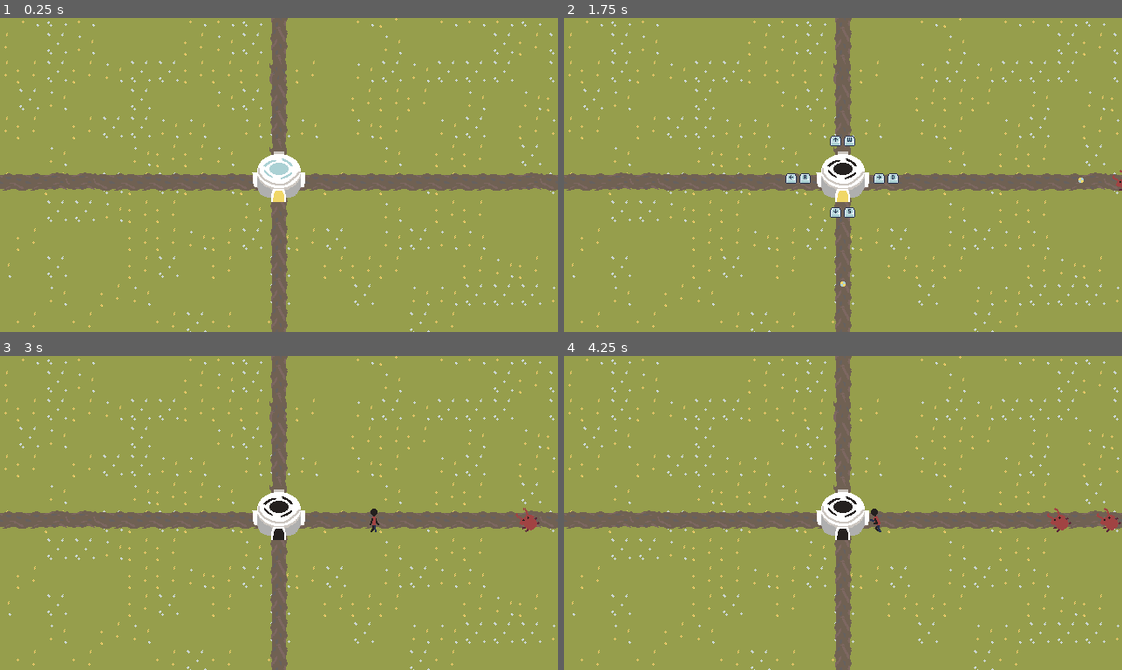
Above: before the commit, frames 1-4 (two rows, left to right).
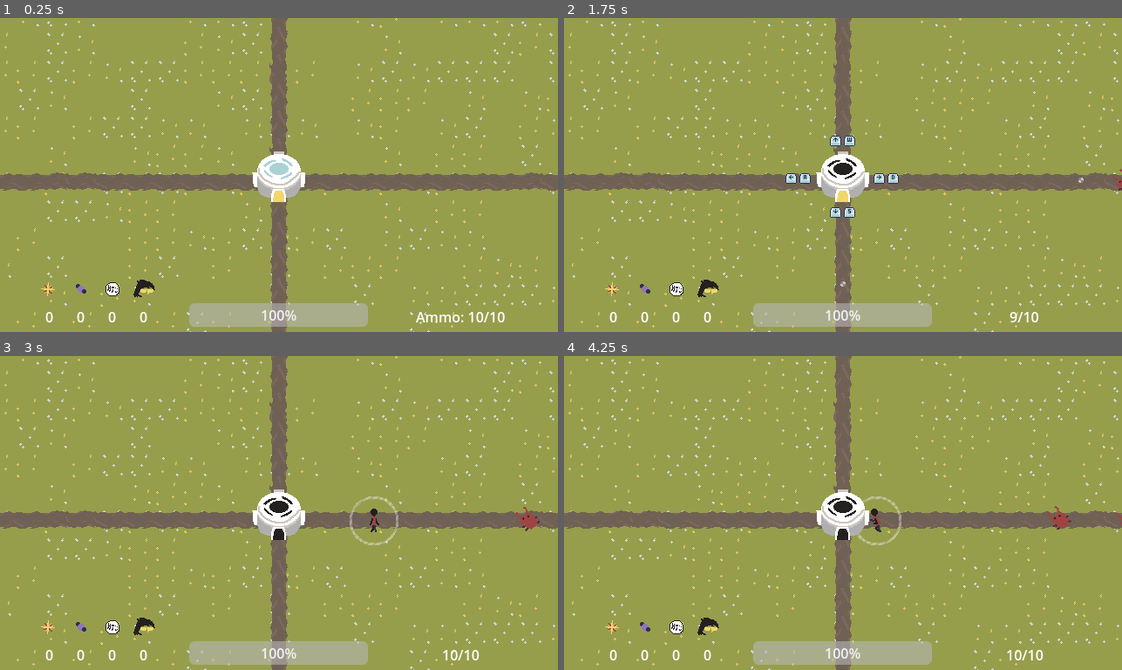
Above: after the commit, the same moments.

Repository: SimplyXtra/Cissa-Game-Jam
Game: Godot game, scene res://Scenes/Level/Level.tscn
The game is run twice, just before and just after one commit, with the same random seed, the same clock (stepped at 60 frames per second) and the same inputs.
Inputs:
- Up to frame 1 (0.25 s): no input
- Up to frame 2 (1.75 s): tap Enter at 0.5 s; hold D (right) 0.53-1.28 s; tap Space (interact) at 0.6, 1.25, 1.35 s; hold S (down) from 1.28 s (still down)
- Up to frame 3 (3 s): release S (down) at 2.03 s; hold D (right) 2.03-2.78 s; tap Space (interact) at 2.1, 2.85 s; hold W (up) from 2.78 s (still down)
- Up to frame 4 (4.25 s): release W (up) at 3.53 s; hold A (left) from 3.53 s (still down); tap Space (interact) at 3.6 s

The runs differ from the first frame. In frame 1, 3.0% of the frame differs, in the area x 7-91%, y 83-99%; in frame 2, 2.9%; in frame 3, 3.2%; in frame 4, 3.3%, in the area x 7-100%, y 44-99%.

Commit message:
UI and player-enemy and ammo

Diff:
--- a/Scenes/Enemies/enemy.gd
+++ b/Scenes/Enemies/enemy.gd
@@ -10,16 +10,12 @@
 func _ready():
 	match spawnLocation:
 		0:
-			velocity = speed * Vector2.DOWN
 			$Sprite2D.rotation = 90
 		1:
-			velocity = speed * Vector2.UP
 			$Sprite2D.rotation = -90
 		2:
-			velocity = speed * Vector2.LEFT
 			$Sprite2D.rotation = 180
-		3:
-			velocity = speed * Vector2.RIGHT
+	velocity = speed * (Global.base_position - position).normalized()
 
 func _process(_delta):
 	move_and_slide()
@@ -27,7 +23,7 @@
 func take_damage(damageAmount:int):
 	health -= damageAmount
 	if health <= 0:
-		if randi()%3 == 0:
+		if randi()%3 != 0:
 			dropItem.emit(position)
 		queue_free()
 
--- a/Scenes/Enemies/enemy.tscn
+++ b/Scenes/Enemies/enemy.tscn
@@ -3,7 +3,7 @@
 [ext_resource type="Script" path="res://Scenes/Enemies/enemy.gd" id="1_dsaxf"]
 [ext_resource type="Texture2D" uid="uid://07kbjj0uokc7" path="res://Graphics/Tileset.png" id="1_koftg"]
 
-[node name="Enemy" type="CharacterBody2D" groups=["enemy"]]
+[node name="Enemy" type="CharacterBody2D"]
 collision_layer = 2
 collision_mask = 4
 script = ExtResource("1_dsaxf")
--- a/Scenes/Enemies/green_enemy.tscn
+++ b/Scenes/Enemies/green_enemy.tscn
@@ -11,7 +11,7 @@
 
 [node name="Green Enemy" instance=ExtResource("1_ts703")]
 speed = 25
-health = 130
+health = 240
 damage = 30
 
 [node name="Sprite2D" parent="." index="0"]
--- a/Scenes/Global.gd
+++ b/Scenes/Global.gd
@@ -1,13 +1,26 @@
 extends Node
-var base_max_health:int = 1000
+var base_max_health:int = 1000:
+	set(new_max_health):
+		base_max_health = new_max_health
+		update_UI.emit()
 var base_health:int = base_max_health:
 	set(new_health):
 		base_health = new_health
-		update_UI()
+		update_UI.emit()
+var base_max_ammo:int = 10:
+	set(new_max_ammo):
+		base_max_ammo = new_max_ammo
+		update_UI.emit()
+var base_ammo:int = base_max_ammo:
+	set(new_ammo):
+		base_ammo = new_ammo
+		update_UI.emit()
+var base_position:Vector2
 var energy_collected:int = 0
 var matter_collected:int = 0
 var weird_collected:int = 0
 var cool_collected:int = 0
+signal update_UI
 
 func add(item:String):
 	match item:
@@ -19,6 +32,4 @@
 			weird_collected += 1
 		"Cool":
 			cool_collected += 1
-
-func update_UI() -> void:
-	print(base_health, "/", base_max_health)
+	update_UI.emit()
--- a/Scenes/Level/Level.gd
+++ b/Scenes/Level/Level.gd
@@ -1,9 +1,11 @@
 extends Node2D
 var enemies := [preload("res://Scenes/Enemies/red_enemy.tscn"), preload("res://Scenes/Enemies/green_enemy.tscn"), preload("res://Scenes/Enemies/blue_enemy.tscn")]
-var enemySpawnProbabilities := [65, 90, 100]
+var enemySpawnProbabilities := [85, 100, 100]
 var enemySpawned:CharacterBody2D
 var enemySpawnLocations := []
 var spawnInterval:float = 1
+var minSpawnInterval:float = 1.0
+var maxSpawnInterval:float = 4.0
 
 var item_drops := [preload("res://Scenes/Items/cool.tscn"), preload("res://Scenes/Items/energy.tscn"), preload("res://Scenes/Items/matter.tscn"), preload("res://Scenes/Items/weird.tscn")]
 
@@ -31,6 +33,6 @@
 
 func _on_enemy_spawn_timer_timeout():
 	enemySpawn()
-	spawnInterval = randf_range(0.5, 3.0)
+	spawnInterval = randf_range(minSpawnInterval, maxSpawnInterval)
 	$EnemySpawnTimer.wait_time = spawnInterval
 	$EnemySpawnTimer.start()
--- a/Scenes/Level/Level.tscn
+++ b/Scenes/Level/Level.tscn
@@ -1,8 +1,9 @@
-[gd_scene load_steps=6 format=3 uid="uid://bkuq246phis6e"]
+[gd_scene load_steps=7 format=3 uid="uid://bkuq246phis6e"]
 
 [ext_resource type="Script" path="res://Scenes/Level/Level.gd" id="1_6nnqc"]
 [ext_resource type="PackedScene" uid="uid://1a5cikfffrik" path="res://Scenes/Objects/base.tscn" id="1_d4i3y"]
 [ext_resource type="Texture2D" uid="uid://07kbjj0uokc7" path="res://Graphics/Tileset.png" id="1_sspqe"]
+[ext_resource type="PackedScene" uid="uid://cct06gf5b5twn" path="res://Scenes/UI/ui.tscn" id="4_eudo8"]
 
 [sub_resource type="TileSetAtlasSource" id="TileSetAtlasSource_cwmem"]
 texture = ExtResource("1_sspqe")
@@ -67,4 +68,6 @@
 
 [node name="Items" type="Node2D" parent="."]
 
+[node name="UI" parent="." instance=ExtResource("4_eudo8")]
+
 [connection signal="timeout" from="EnemySpawnTimer" to="." method="_on_enemy_spawn_timer_timeout"]
--- a/Scenes/Objects/base.gd
+++ b/Scenes/Objects/base.gd
@@ -1,6 +1,7 @@
 extends Area2D
 #Shooting
 var bullet:PackedScene = preload("res://Scenes/Projectiles/basic_bullet.tscn")
+
 
 #Player-Base Interaction
 var pilot:PackedScene = preload("res://Scenes/Player/pilot.tscn")
@@ -13,6 +14,7 @@
 	$Sprite2D.frame = 2
 	is_player_in_base = true
 	is_base_active = true
+	Global.base_position = position
 
 func _process(_delta) -> void:
 	if Input.is_action_just_pressed("interact") and is_player_in_base:
@@ -37,8 +39,8 @@
 			player_leaves_base($PlayerSpawnLocations/West.global_position, "horizontal")
 		elif Input.is_action_just_pressed("right"):
 			player_leaves_base($PlayerSpawnLocations/East.global_position, "horizontal")
-	elif is_base_active and is_player_in_base:
-		#Player selects where to go
+	elif is_base_active and is_player_in_base and Global.base_ammo > 0:
+		#Player selects where to shoot
 		if Input.is_action_just_pressed("up"):
 			shoot($PlayerSpawnLocations/North.global_position, Vector2.UP)
 		if Input.is_action_just_pressed("down"):
@@ -53,6 +55,9 @@
 	projectile.position = location
 	projectile.set_direction(direction)
 	get_parent().add_child(projectile)
+	Global.base_ammo -= 1
+	if $ProjectileReloadTimer.get_time_left() == 0:
+		$ProjectileReloadTimer.start()
 
 func player_leaves_base(location:Vector2, orientation:String) -> void:
 	is_player_in_base = false
@@ -72,3 +77,9 @@
 	$Sprite2D.frame = 2
 	is_player_in_base = true
 	is_base_active = true
+
+
+func _on_projectile_reload_timer_timeout():
+	if Global.base_ammo < Global.base_max_ammo:
+		Global.base_ammo += 1
+		$ProjectileReloadTimer.start()
--- a/Scenes/Objects/base.tscn
+++ b/Scenes/Objects/base.tscn
@@ -85,5 +85,8 @@
 position = Vector2(-22, 4)
 shape = SubResource("RectangleShape2D_p4me1")
 
+[node name="ProjectileReloadTimer" type="Timer" parent="."]
+
 [connection signal="body_entered" from="." to="." method="_on_body_entered"]
 [connection signal="body_entered" from="PlayerEnterLocations" to="." method="_on_player_enter_locations_body_entered"]
+[connection signal="timeout" from="ProjectileReloadTimer" to="." method="_on_projectile_reload_timer_timeout"]
--- a/Scenes/Player/pilot.gd
+++ b/Scenes/Player/pilot.gd
@@ -1,5 +1,7 @@
 extends CharacterBody2D
 var speed:int = 100
+var fleeing_speed:int = 150
+var is_running_to_base:bool = false
 enum {
 	vertical,
 	horizontal
@@ -25,9 +27,14 @@
 func move(_delta) -> void:
 	match fixedDirection:
 		vertical:
-			var direction:float = Input.get_action_strength("down") - Input.get_action_strength("up")
+			var direction:float
+			if not is_running_to_base:
+				direction = Input.get_action_strength("down") - Input.get_action_strength("up")
+				velocity.y = speed * direction
+			else:
+				direction = (Global.base_position - position).normalized().y
+				velocity.y = fleeing_speed * direction
 			$AnimationTree.set("parameters/Vertical/blend_position", direction)
-			velocity.y = speed * direction
 			if direction == 0:
 				$AnimationTree.set("parameters/conditions/Idle", true)
 				$AnimationTree.set("parameters/conditions/Vertical", false)
@@ -35,9 +42,14 @@
 				$AnimationTree.set("parameters/conditions/Vertical", true)
 				$AnimationTree.set("parameters/conditions/Idle", false)
 		horizontal:
-			var direction:float = Input.get_action_strength("right") - Input.get_action_strength("left")
+			var direction:float
+			if not is_running_to_base:
+				direction = Input.get_action_strength("right") - Input.get_action_strength("left")
+				velocity.x = speed * direction
+			else:
+				direction = (Global.base_position - position).normalized().x
+				velocity.x = fleeing_speed * direction
 			$AnimationTree.set("parameters/Horizontal/blend_position", direction)
-			velocity.x = speed * direction
 			if direction == 0:
 				$AnimationTree.set("parameters/conditions/Idle", true)
 				$AnimationTree.set("parameters/conditions/Horizontal", false)
@@ -45,7 +57,12 @@
 				$AnimationTree.set("parameters/conditions/Horizontal", true)
 				$AnimationTree.set("parameters/conditions/Idle", false)
 
-
 func _on_item_pickup_body_entered(body):
 	Global.add(body.item_drop)
 	body.queue_free()
+
+
+func _on_enemy_radar_body_entered(body):
+	is_running_to_base = true
+	$EnemyRadar/AnimationPlayer.play("Alert")
+	#Drop items if got time
--- a/Scenes/Player/pilot.tscn
+++ b/Scenes/Player/pilot.tscn
@@ -231,6 +231,119 @@
 
 [sub_resource type="CircleShape2D" id="CircleShape2D_ldrip"]
 
+[sub_resource type="CircleShape2D" id="CircleShape2D_7ugnw"]
+radius = 28.1603
+
+[sub_resource type="Animation" id="Animation_a28bp"]
+resource_name = "Alert"
+length = 1.00001
+step = 0.125
+tracks/0/type = "value"
+tracks/0/imported = false
+tracks/0/enabled = true
+tracks/0/path = NodePath("Alert:visible")
+tracks/0/interp = 1
+tracks/0/loop_wrap = true
+tracks/0/keys = {
+"times": PackedFloat32Array(0, 1),
+"transitions": PackedFloat32Array(1, 1),
+"update": 1,
+"values": [true, false]
+}
+tracks/1/type = "value"
+tracks/1/imported = false
+tracks/1/enabled = true
+tracks/1/path = NodePath("Alert:modulate")
+tracks/1/interp = 1
+tracks/1/loop_wrap = true
+tracks/1/keys = {
+"times": PackedFloat32Array(0, 0.25, 0.875, 1),
+"transitions": PackedFloat32Array(1, 1, 1, 1),
+"update": 0,
+"values": [Color(1, 1, 1, 0), Color(1, 1, 1, 1), Color(1, 1, 1, 1), Color(1, 1, 1, 0)]
+}
+tracks/2/type = "value"
+tracks/2/imported = false
+tracks/2/enabled = true
+tracks/2/path = NodePath("Alert:position")
+tracks/2/interp = 1
+tracks/2/loop_wrap = true
+tracks/2/keys = {
+"times": PackedFloat32Array(0, 0.375, 1),
+"transitions": PackedFloat32Array(1, 1, 1),
+"update": 0,
+"values": [Vector2(0, -19.57), Vector2(0, -39.805), Vector2(0, -8.11)]
+}
+tracks/3/type = "value"
+tracks/3/imported = false
+tracks/3/enabled = true
+tracks/3/path = NodePath("Alert:scale")
+tracks/3/interp = 1
+tracks/3/loop_wrap = true
+tracks/3/keys = {
+"times": PackedFloat32Array(0, 0.375, 1),
+"transitions": PackedFloat32Array(1, 1, 1),
+"update": 0,
+"values": [Vector2(0.315, 0.315), Vector2(1.325, 1.325), Vector2(0.315, 0.315)]
+}
+
+[sub_resource type="Animation" id="Animation_l7fn8"]
+length = 0.001
+tracks/0/type = "value"
+tracks/0/imported = false
+tracks/0/enabled = true
+tracks/0/path = NodePath("Alert:visible")
+tracks/0/interp = 1
+tracks/0/loop_wrap = true
+tracks/0/keys = {
+"times": PackedFloat32Array(0),
+"transitions": PackedFloat32Array(1),
+"update": 1,
+"values": [false]
+}
+tracks/1/type = "value"
+tracks/1/imported = false
+tracks/1/enabled = true
+tracks/1/path = NodePath("Alert:modulate")
+tracks/1/interp = 1
+tracks/1/loop_wrap = true
+tracks/1/keys = {
+"times": PackedFloat32Array(0),
+"transitions": PackedFloat32Array(1),
+"update": 0,
+"values": [Color(1, 1, 1, 1)]
+}
+tracks/2/type = "value"
+tracks/2/imported = false
+tracks/2/enabled = true
+tracks/2/path = NodePath("Alert:position")
+tracks/2/interp = 1
+tracks/2/loop_wrap = true
+tracks/2/keys = {
+"times": PackedFloat32Array(0),
+"transitions": PackedFloat32Array(1),
+"update": 0,
+"values": [Vector2(0, -33)]
+}
+tracks/3/type = "value"
+tracks/3/imported = false
+tracks/3/enabled = true
+tracks/3/path = NodePath("Alert:scale")
+tracks/3/interp = 1
+tracks/3/loop_wrap = true
+tracks/3/keys = {
+"times": PackedFloat32Array(0),
+"transitions": PackedFloat32Array(1),
+"update": 0,
+"values": [Vector2(1, 1)]
+}
+
+[sub_resource type="AnimationLibrary" id="AnimationLibrary_l7w6e"]
+_data = {
+"Alert": SubResource("Animation_a28bp"),
+"RESET": SubResource("Animation_l7fn8")
+}
+
 [node name="Pilot" type="CharacterBody2D"]
 script = ExtResource("1_0rvv1")
 
@@ -269,4 +382,32 @@
 position = Vector2(0, 4)
 shape = SubResource("CircleShape2D_ldrip")
 
+[node name="EnemyRadar" type="Area2D" parent="."]
+position = Vector2(0, 3)
+collision_layer = 0
+collision_mask = 2
+
+[node name="CollisionShape2D" type="CollisionShape2D" parent="EnemyRadar"]
+shape = SubResource("CircleShape2D_7ugnw")
+
+[node name="Sprite2D" type="Sprite2D" parent="EnemyRadar"]
+modulate = Color(1, 1, 1, 0.376471)
+z_index = -2
+texture = ExtResource("1_qi16n")
+region_enabled = true
+region_rect = Rect2(32, 320, 64, 64)
+
+[node name="Alert" type="Sprite2D" parent="EnemyRadar"]
+visible = false
+position = Vector2(0, -33)
+texture = ExtResource("1_qi16n")
+region_enabled = true
+region_rect = Rect2(0, 320, 32, 32)
+
+[node name="AnimationPlayer" type="AnimationPlayer" parent="EnemyRadar"]
+libraries = {
+"": SubResource("AnimationLibrary_l7w6e")
+}
+
 [connection signal="body_entered" from="ItemPickup" to="." method="_on_item_pickup_body_entered"]
+[connection signal="body_entered" from="EnemyRadar" to="." method="_on_enemy_radar_body_entered"]
--- /dev/null
+++ b/Scenes/UI/ui.gd
@@ -0,0 +1,20 @@
+extends CanvasLayer
+
+@onready var EnergyStoredLabel = $MarginContainer/HBoxContainer/Inventory/Energy/Label
+@onready var MatterStoredLabel = $MarginContainer/HBoxContainer/Inventory/Matter/Label
+@onready var WeirdStoredLabel = $MarginContainer/HBoxContainer/Inventory/Weird/Label
+@onready var CoolStoredLabel = $MarginContainer/HBoxContainer/Inventory/Cool/Label
+@onready var HealthBar = $MarginContainer/HBoxContainer/ProgressBar
+@onready var AmmoLabel = $MarginContainer/HBoxContainer/BoxContainer/Label
+
+func _ready():
+	Global.connect("update_UI", update_UI)
+
+func update_UI():
+	EnergyStoredLabel.text = str(Global.energy_collected)
+	MatterStoredLabel.text = str(Global.matter_collected)
+	CoolStoredLabel.text = str(Global.cool_collected)
+	WeirdStoredLabel.text = str(Global.weird_collected)
+	HealthBar.max_value = Global.base_max_health
+	HealthBar.value = Global.base_health
+	AmmoLabel.text = str(Global.base_ammo) + "/" + str(Global.base_max_ammo)
--- /dev/null
+++ b/Scenes/UI/ui.tscn
@@ -0,0 +1,97 @@
+[gd_scene load_steps=6 format=3 uid="uid://cct06gf5b5twn"]
+
+[ext_resource type="Texture2D" uid="uid://cnbrkrbamoy6v" path="res://Graphics/Energy.png" id="1_6slas"]
+[ext_resource type="Script" path="res://Scenes/UI/ui.gd" id="1_vbr68"]
+[ext_resource type="Texture2D" uid="uid://cbdabwomt41fm" path="res://Graphics/Matter.png" id="2_wqd3x"]
+[ext_resource type="Texture2D" uid="uid://c1si34evf1p1b" path="res://Graphics/Weird.png" id="3_2wfyi"]
+[ext_resource type="Texture2D" uid="uid://d3w1x82xbkcn8" path="res://Graphics/Cool.png" id="4_gg1sg"]
+
+[node name="UI" type="CanvasLayer"]
+script = ExtResource("1_vbr68")
+
+[node name="MarginContainer" type="MarginContainer" parent="."]
+anchors_preset = 15
+anchor_right = 1.0
+anchor_bottom = 1.0
+offset_left = 9.0
+offset_top = 6.0
+offset_right = -9.0
+offset_bottom = -6.0
+grow_horizontal = 2
+grow_vertical = 2
+
+[node name="HBoxContainer" type="HBoxContainer" parent="MarginContainer"]
+layout_mode = 2
+
+[node name="Inventory" type="HBoxContainer" parent="MarginContainer/HBoxContainer"]
+layout_mode = 2
+size_flags_horizontal = 6
+size_flags_vertical = 8
+
+[node name="Energy" type="VBoxContainer" parent="MarginContainer/HBoxContainer/Inventory"]
+layout_mode = 2
+size_flags_horizontal = 3
+
+[node name="TextureRect" type="TextureRect" parent="MarginContainer/HBoxContainer/Inventory/Energy"]
+layout_mode = 2
+texture = ExtResource("1_6slas")
+
+[node name="Label" type="Label" parent="MarginContainer/HBoxContainer/Inventory/Energy"]
+layout_mode = 2
+text = "0"
+horizontal_alignment = 1
+
+[node name="Matter" type="VBoxContainer" parent="MarginContainer/HBoxContainer/Inventory"]
+layout_mode = 2
+size_flags_horizontal = 3
+
+[node name="TextureRect" type="TextureRect" parent="MarginContainer/HBoxContainer/Inventory/Matter"]
+layout_mode = 2
+texture = ExtResource("2_wqd3x")
+
+[node name="Label" type="Label" parent="MarginContainer/HBoxContainer/Inventory/Matter"]
+layout_mode = 2
+text = "0"
+horizontal_alignment = 1
+
+[node name="Weird" type="VBoxContainer" parent="MarginContainer/HBoxContainer/Inventory"]
+layout_mode = 2
+size_flags_horizontal = 3
+
+[node name="TextureRect" type="TextureRect" parent="MarginContainer/HBoxContainer/Inventory/Weird"]
+layout_mode = 2
+texture = ExtResource("3_2wfyi")
+
+[node name="Label" type="Label" parent="MarginContainer/HBoxContainer/Inventory/Weird"]
+layout_mode = 2
+text = "0"
+horizontal_alignment = 1
+
+[node name="Cool" type="VBoxContainer" parent="MarginContainer/HBoxContainer/Inventory"]
+layout_mode = 2
+size_flags_horizontal = 3
+
+[node name="TextureRect" type="TextureRect" parent="MarginContainer/HBoxContainer/Inventory/Cool"]
+layout_mode = 2
+texture = ExtResource("4_gg1sg")
+
+[node name="Label" type="Label" parent="MarginContainer/HBoxContainer/Inventory/Cool"]
+layout_mode = 2
+text = "0"
+horizontal_alignment = 1
+
+[node name="ProgressBar" type="ProgressBar" parent="MarginContainer/HBoxContainer"]
+layout_mode = 2
+size_flags_horizontal = 3
+size_flags_vertical = 8
+value = 100.0
+
+[node name="BoxContainer" type="BoxContainer" parent="MarginContainer/HBoxContainer"]
+layout_mode = 2
+size_flags_horizontal = 6
+size_flags_vertical = 8
+
+[node name="Label" type="Label" parent="MarginContainer/HBoxContainer/BoxContainer"]
+layout_mode = 2
+text = "Ammo: 10/10"
+horizontal_alignment = 1
Binary file added: Graphics/Cool.png
Not shown, added: Graphics/Cool.png.import
Binary file added: Graphics/Energy.png
Not shown, added: Graphics/Energy.png.import
Binary file added: Graphics/Matter.png
Not shown, added: Graphics/Matter.png.import
Binary file changed: Graphics/Tileset.png
Binary file added: Graphics/Weird.png
Not shown, added: Graphics/Weird.png.import
Not shown: 1 places in Scenes/Player/pilot.tscn that only renumber resources
